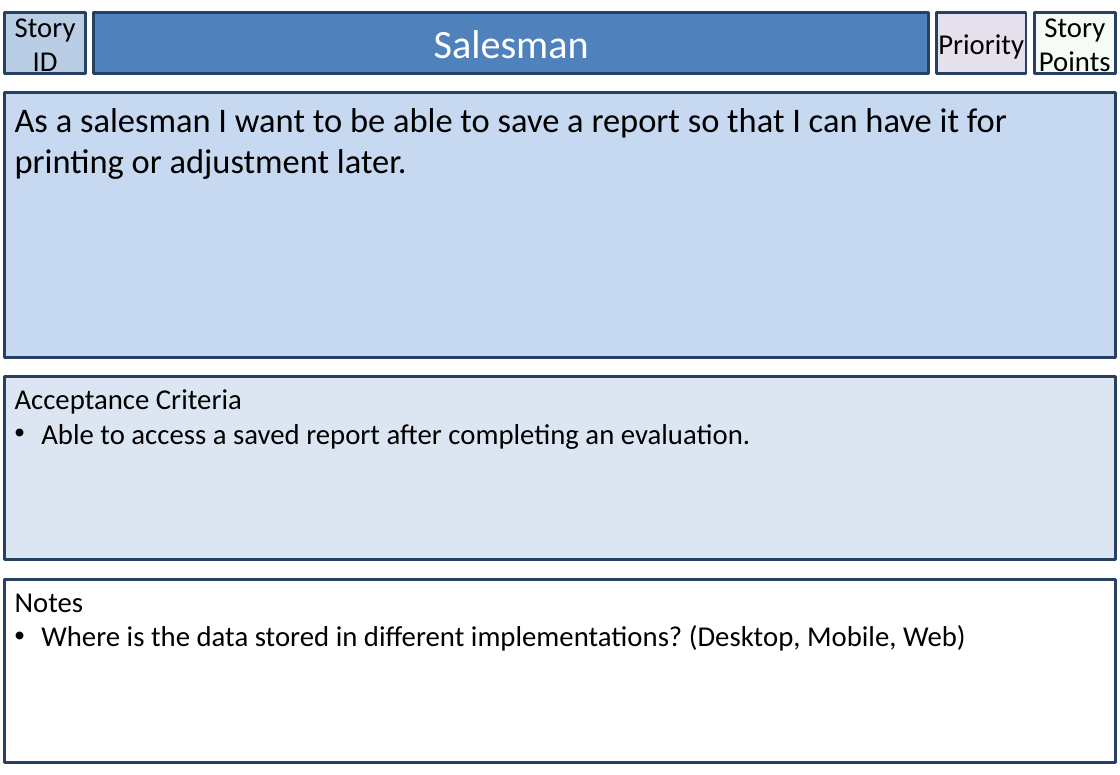
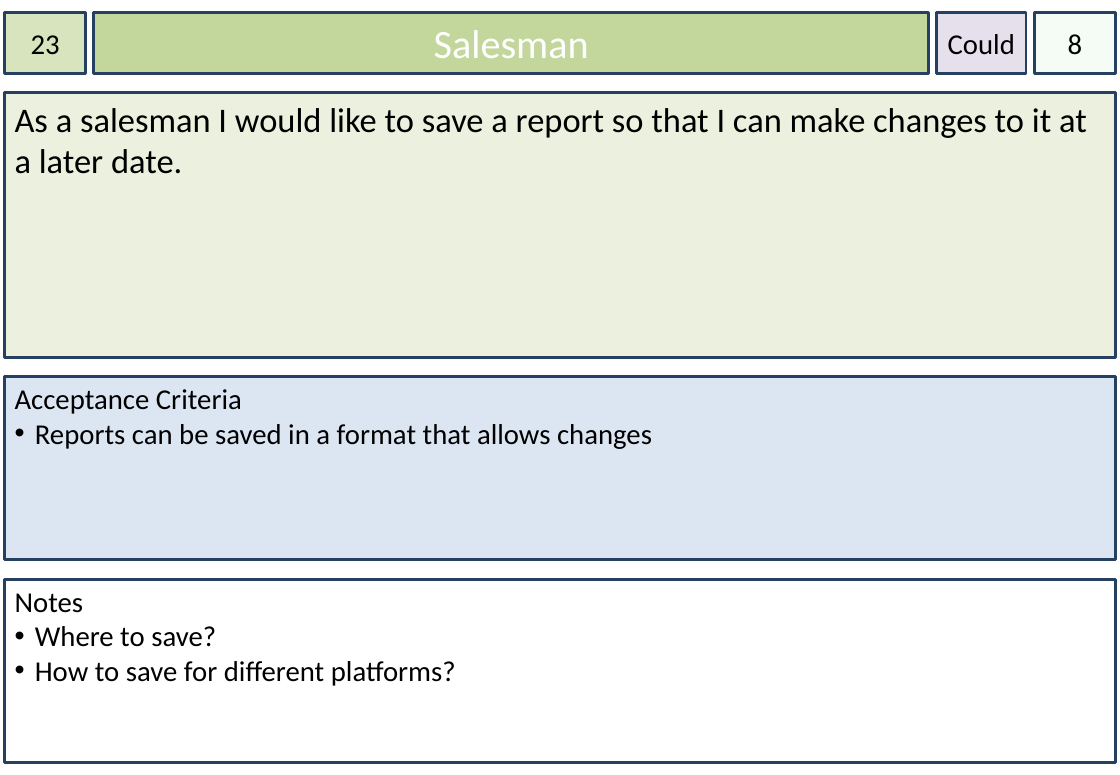
Before and after one commit to dkartaschew/anonymous-solarenergy, a slide deck: slide 23 of Documentation/User Stories.pptx (slide 6 before the commit). Drawn at 1120x775 pixels with LibreOffice and Linux fonts; fonts in the diff are those of the drawing. Boxes give left, top, right and bottom in pixels: in the first picture for what was removed or moved away, otherwise in the second. Text is boxed around its words. In the diff, an @@ line names an element or a change of style, - is before the commit and + after.

Commit message:
We currently have 33 User Stories complete with priority and story point information. For use by Luke to complete the technology grid.

```diff
--- a/Documentation/User Stories.pptx
+++ b/Documentation/User Stories.pptx
@@ rectangle "23" at <box>4,12,86,73</box>: fill #B9CDE5 to #D7E4BD @@
@@ rectangle "Salesman" at <box>94,12,929,73</box>: fill #4F81BD to #C3D69B @@
@@ text in rectangle at <box>31,35,60,55</box>: text changed @@
-Story ID
+23
@@ text in rectangle at <box>948,34,1015,55</box>: text changed @@
-Priority
+Could
@@ text in rectangle at <box>1068,34,1083,55</box>: text changed @@
-Story Points
+8
@@ rectangle "As a salesman I would ..." at <box>4,93,1116,358</box>: fill #C6D9F1 to #EBF1DE @@
@@ text in rectangle at <box>15,108,1087,174</box>: text changed @@
-As a salesman I want to be able to save a report so that I can have it for printing or adjustment later.
+As a salesman I would like to save a report so that I can make changes to it at a later date.
@@ text in rectangle at <box>35,424,652,449</box>: text changed @@
-• Able to access a saved report after completing an evaluation.
+• Reports can be saved in a format that allows changes
@@ text in rectangle at <box>35,626,456,686</box>: text changed @@
-• Where is the data stored in different implementations? (Desktop, Mobile, Web)
+• Where to save?
+• How to save for different platforms?
```
Also in this commit, not shown: 32 other slides changed, 15 slides removed.
